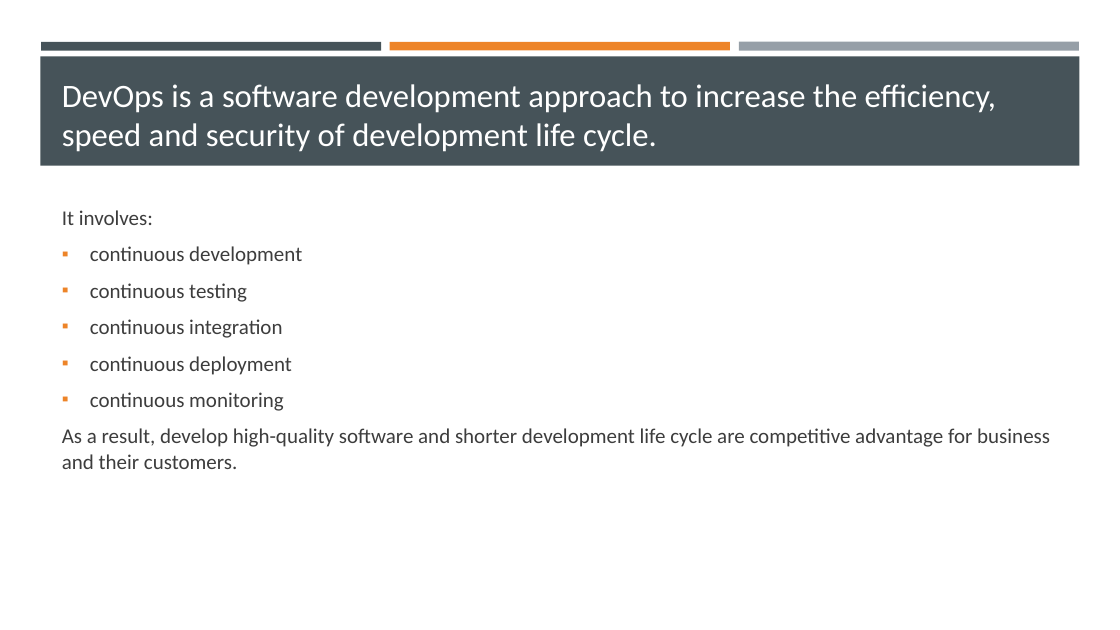
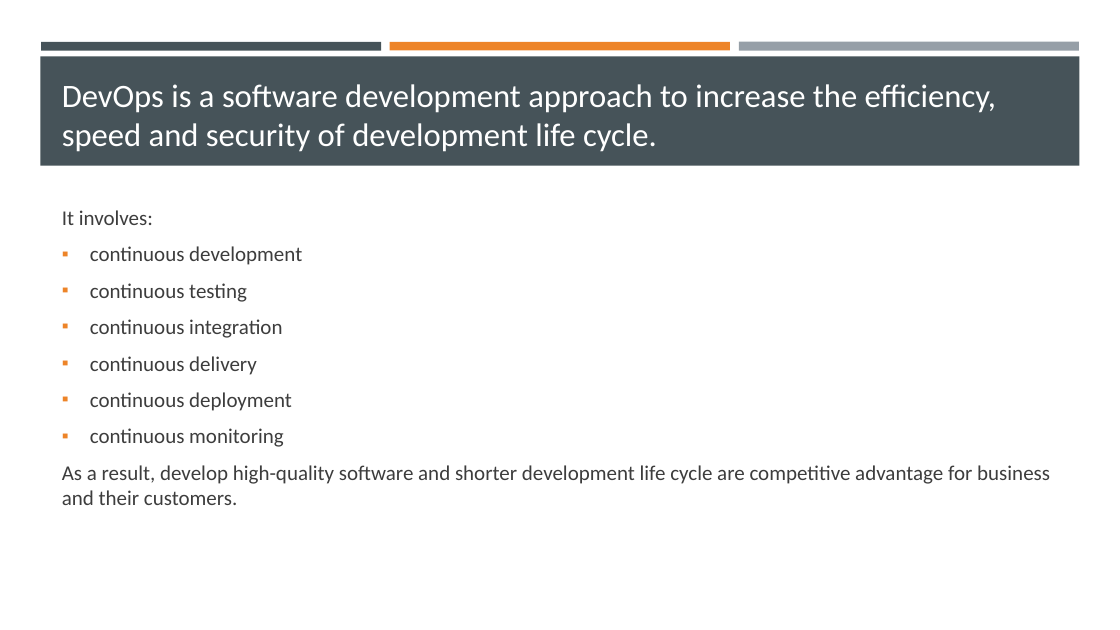
Before and after one commit to OleksandrMakarov/DevOps_online_IvanoFrankivsk_2022Q1Q2, a slide deck: slide 2 of m9/task9.1/images/Final_Project_OleksandrMakarov.pptx. Drawn at 1120x630 pixels with LibreOffice and Linux fonts; fonts in the diff are those of the drawing. Boxes give left, top, right and bottom in pixels: in the first picture for what was removed or moved away, otherwise in the second. Text is boxed around its words. In the diff, an @@ line names an element or a change of style, - is before the commit and + after.

Commit message:
edit presentation

```diff
--- a/m9/task9.1/images/Final_Project_OleksandrMakarov.pptx
+++ b/m9/task9.1/images/Final_Project_OleksandrMakarov.pptx
@@ text at (x1=90, y1=356, x2=257, y2=375): paragraph added @@
+▪ continuous delivery
```
Also in this commit, not shown: 1 other file.
